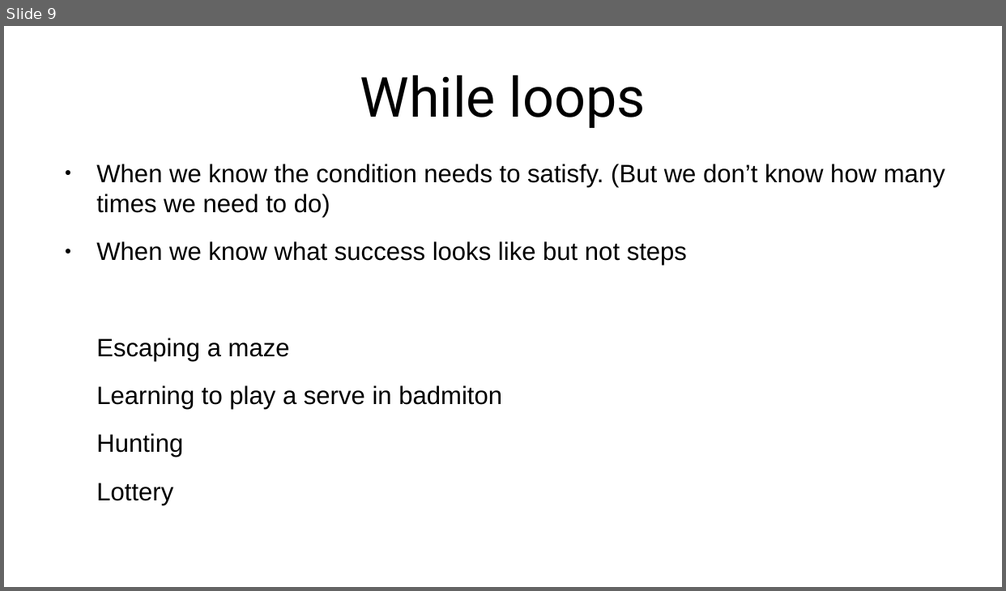
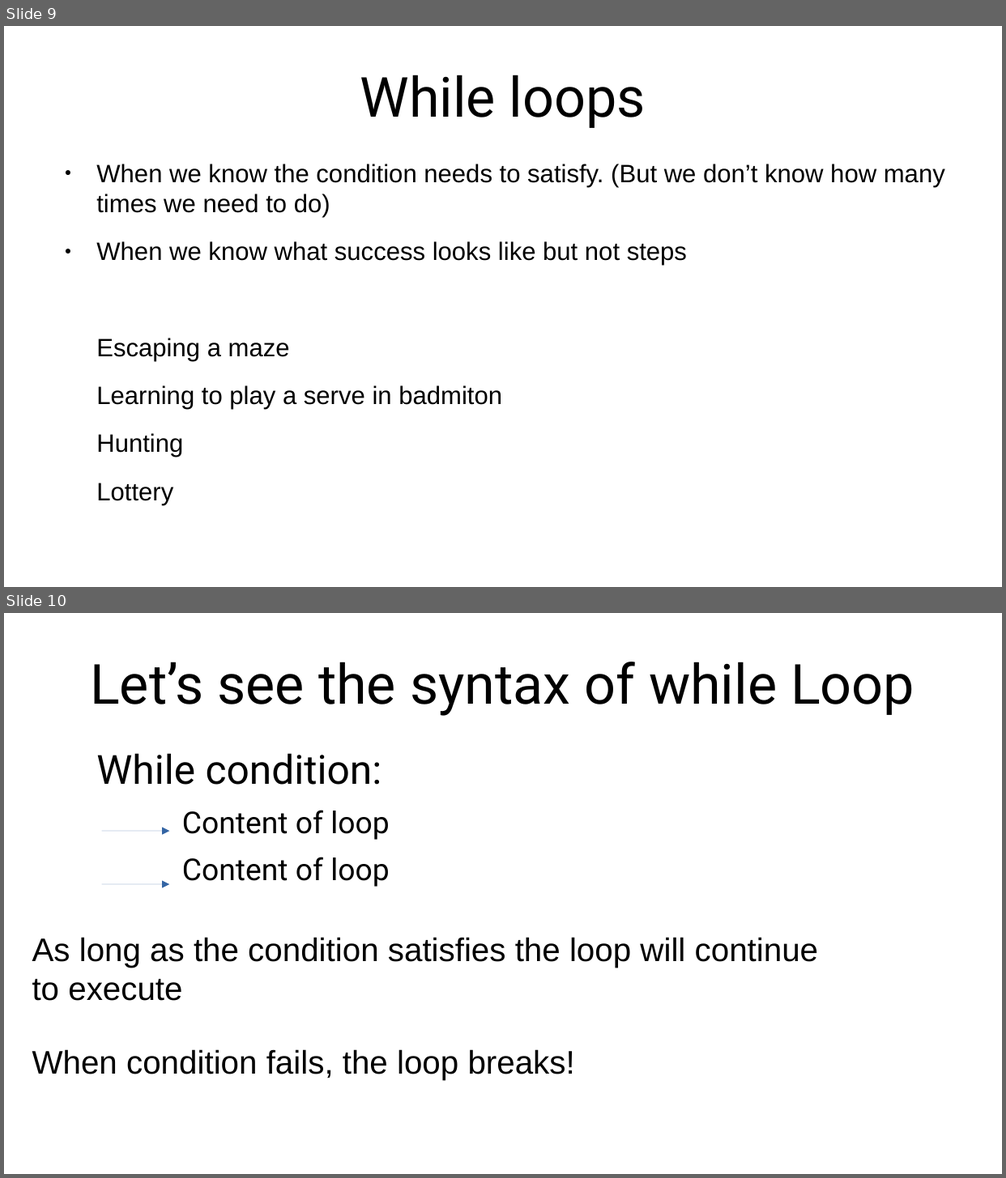
Before and after one commit to parameshwar-A/pythoncoursematerials, a slide deck: slides/loops.odp. Shown one above the other, each under a label of ours: slide 9 before the commit, slides 9 and 10 after it. The pictures are 1006x591 and 1006x1178 pixels, drawn with LibreOffice and Linux fonts; fonts in the diff are those of the drawing. Boxes give left, top, right and bottom in pixels: in the first picture for what was removed or moved away, otherwise in the second. Text is boxed around its words. In the diff, an @@ line names an element or a change of style, - is before the commit and + after.

```diff
--- a/slides/loops.odp
+++ b/slides/loops.odp
@@ slide 10 added at (x1=4, y1=613, x2=1002, y2=1174), background #FFFFFF @@
@@ title added at (x1=90, y1=662, x2=914, y2=716), 44 pt, text #000000 @@
+Let’s see the syntax of while Loop
@@ text added at (x1=96, y1=753, x2=389, y2=887), 24 pt, text #000000 @@
+While condition:
+    Content of loop
+    Content of loop
@@ arrow added from (102, 831) to (170, 831), #3465A4 0 pt @@
@@ arrow added from (102, 884) to (170, 884), #3465A4 0 pt @@
@@ text added at (x1=32, y1=937, x2=818, y2=1001), 26 pt, text #000000 @@
+As long as the condition satisfies the loop will continue
+to execute
@@ text added at (x1=32, y1=1050, x2=575, y2=1080), 26 pt, text #000000 @@
+When condition fails, the loop breaks!
```
Also in this commit, not shown: 1 other slide added, 4 other files.
